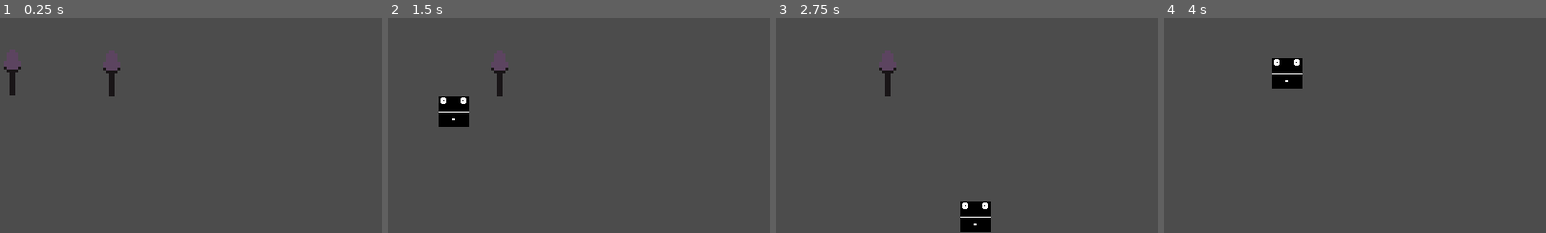
Above: before the commit, frames 1-4 (left to right).
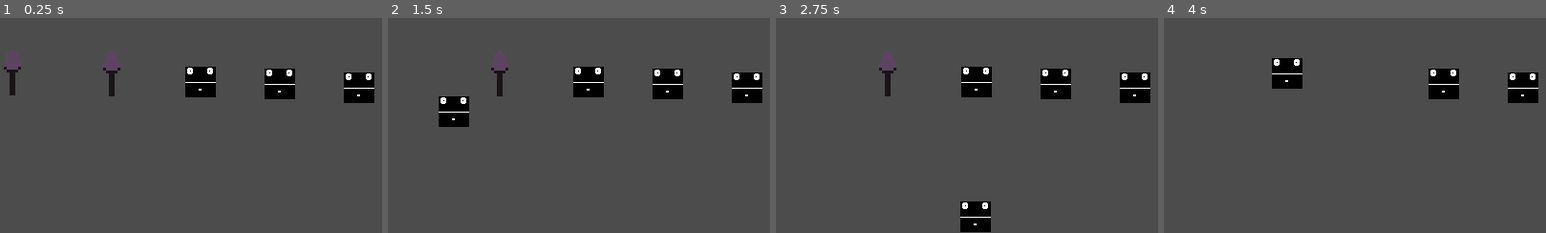
Above: after the commit, the same moments.

Repository: Academia-Team/Academia-Fall-of-the-Citadel
Game: Godot game, scene res://scene/gamescr.tscn
Two runs of this game, one before a commit and one after it. Both use one fixed random seed, a clock stepped at 60 frames per second and the inputs below.
Inputs:
- Up to frame 1 (0.25 s): no input
- Up to frame 2 (1.5 s): tap Enter at 0.5 s; hold Right (move_right) 0.53-1.28 s; tap Space (action) at 0.6, 1.35 s; hold Down (move_down) from 1.28 s (still down)
- Up to frame 3 (2.75 s): release Down (move_down) at 2.03 s; hold Right (move_right) from 2.03 s (still down); tap Space (action) at 2.1 s
- Up to frame 4 (4 s): release Right (move_right) at 2.78 s; hold Up (move_up) 2.78-3.53 s; tap Space (action) at 2.85, 3.6 s; hold Left (move_left) from 3.53 s (still down)
The pictures show only the part of the screen within x 18-68%, y 36-86%; the shares and areas given below are measured in that part.

The runs differ from the first frame. In frame 1, 3.4% of the frame differs, in the area x 48-98%, y 22-40%; in frame 2, 3.4%; in frame 3, 3.4%; in frame 4, 2.3%.

Commit message:
Add zombie enemy
Doesn't move, but does hurt the player.

Diff:
--- a/project.godot
+++ b/project.godot
@@ -10,6 +10,11 @@
 
 _global_script_classes=[ {
 "base": "Area2D",
+"class": "enemy",
+"language": "GDScript",
+"path": "res://scene/zombie.gd"
+}, {
+"base": "Area2D",
 "class": "player",
 "language": "GDScript",
 "path": "res://scene/player.gd"
@@ -20,6 +25,7 @@
 "path": "res://scene/sword.gd"
 } ]
 _global_script_class_icons={
+"enemy": "",
 "player": "",
 "weapon": ""
 }
--- a/scene/gamescr.tscn
+++ b/scene/gamescr.tscn
@@ -1,8 +1,9 @@
-[gd_scene load_steps=4 format=2]
+[gd_scene load_steps=5 format=2]
 
 [ext_resource path="res://scene/player.tscn" type="PackedScene" id=1]
 [ext_resource path="res://scene/sword.tscn" type="PackedScene" id=2]
 [ext_resource path="res://scene/infobar.tscn" type="PackedScene" id=3]
+[ext_resource path="res://scene/zombie.tscn" type="PackedScene" id=4]
 
 [node name="gamescr" type="Control"]
 anchor_right = 1.0
@@ -19,5 +20,14 @@
 [node name="sword2" parent="." instance=ExtResource( 2 )]
 position = Vector2( 276, 200 )
 
+[node name="zombie" parent="." instance=ExtResource( 4 )]
+position = Vector2( 354, 227 )
+
+[node name="zombie2" parent="." instance=ExtResource( 4 )]
+position = Vector2( 437, 229 )
+
+[node name="zombie3" parent="." instance=ExtResource( 4 )]
+position = Vector2( 520, 233 )
+
 [connection signal="pick_up_weapon" from="player" to="infobar" method="_on_player_pick_up_weapon"]
 [connection signal="used_weapon" from="player" to="infobar" method="_on_player_used_weapon"]
--- a/scene/player.gd
+++ b/scene/player.gd
@@ -3,6 +3,7 @@
 
 var direction
 var held_weapon
+var lives
 
 signal pick_up_weapon(weapon_name)
 signal used_weapon(weapon_name)
@@ -15,7 +16,7 @@
 func has_weapon():
 	return (held_weapon != null)
 
-func _process(delta):
+func handle_action(delta):
 	direction = Vector2.ZERO
 	if Input.is_action_pressed("move_right"):
 		direction.x = 1
@@ -32,20 +33,18 @@
 
 	position += direction * SPEED * delta
 
-
-# Declare member variables here. Examples:
-# var a = 2
-# var b = "text"
+func _process(delta):
+	if lives <= 0:
+		.hide()
+		call_deferred("free")
+	else:
+		handle_action(delta)
 
 
 # Called when the node enters the scene tree for the first time.
 func _ready():
 	held_weapon = null
-
-
-# Called every frame. 'delta' is the elapsed time since the previous frame.
-#func _process(delta):
-#	pass
+	lives = 3
 
 
 func _on_player_area_entered(area):
@@ -54,3 +53,5 @@
 		if area.has_meta("type") and held_weapon == null:
 			held_weapon = area.get_meta("type")
 			emit_signal("pick_up_weapon", held_weapon)
+	elif collisionCategory == 'enemy':
+		if (lives > 0): lives = lives - 1
--- /dev/null
+++ b/scene/zombie.gd
@@ -0,0 +1,23 @@
+extends Area2D
+class_name enemy
+
+
+# Declare member variables here. Examples:
+# var a = 2
+# var b = "text"
+
+func get_class():
+	return "enemy"
+
+# Called when the node enters the scene tree for the first time.
+func _ready():
+	pass # Replace with function body.
+
+
+func _on_zombie_area_entered(body):
+	.hide()
+	call_deferred("free")
+
+# Called every frame. 'delta' is the elapsed time since the previous frame.
+#func _process(delta):
+#	pass
--- /dev/null
+++ b/scene/zombie.tscn
@@ -0,0 +1,19 @@
+[gd_scene load_steps=4 format=2]
+
+[ext_resource path="res://asset/Block Guy 32-px.bmp" type="Texture" id=1]
+[ext_resource path="res://scene/zombie.gd" type="Script" id=2]
+
+[sub_resource type="RectangleShape2D" id=1]
+extents = Vector2( 15, 15 )
+
+[node name="zombie" type="Area2D"]
+script = ExtResource( 2 )
+
+[node name="collisionBox" type="CollisionShape2D" parent="."]
+position = Vector2( 0, 1 )
+shape = SubResource( 1 )
+
+[node name="Sprite" type="Sprite" parent="."]
+texture = ExtResource( 1 )
+
+[connection signal="area_entered" from="." to="." method="_on_zombie_area_entered"]
